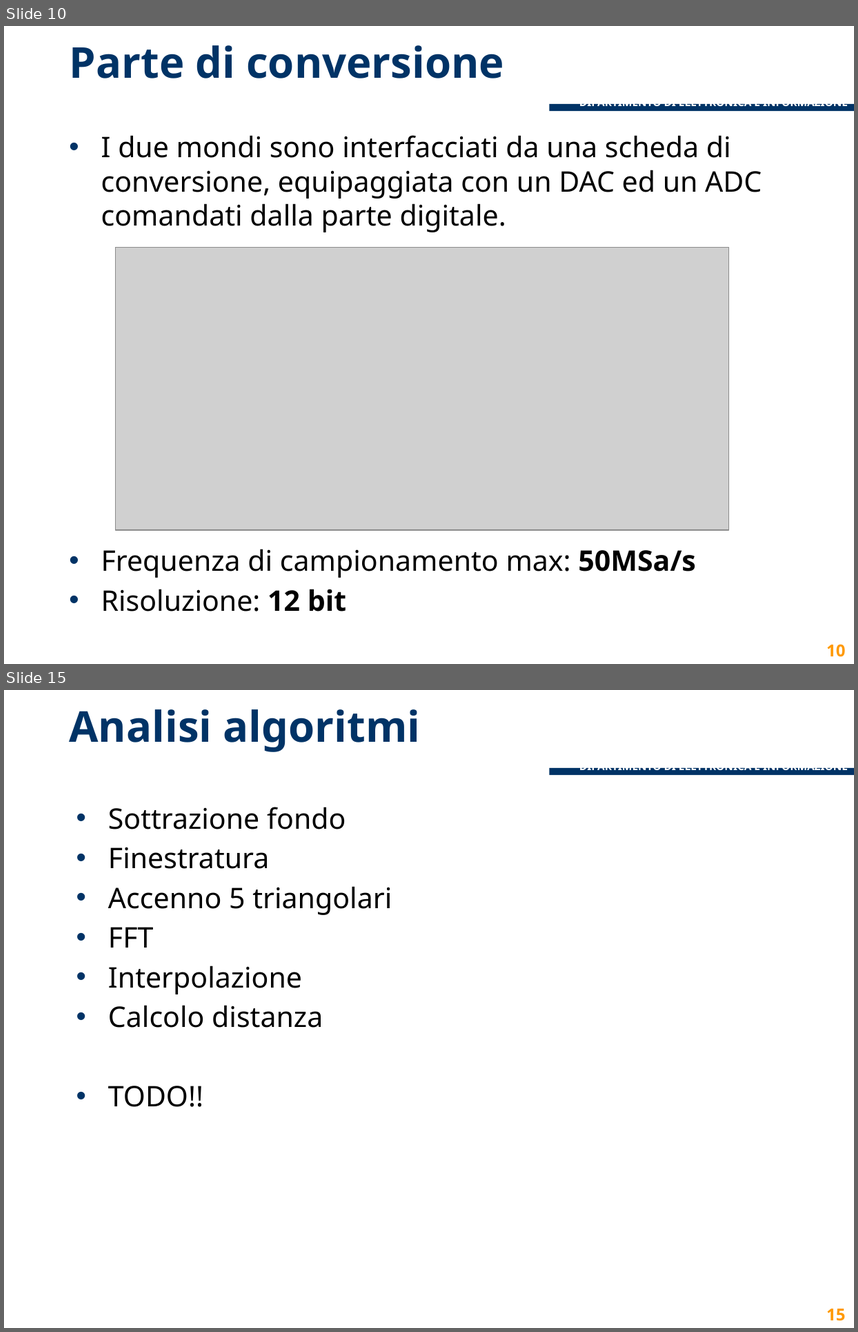
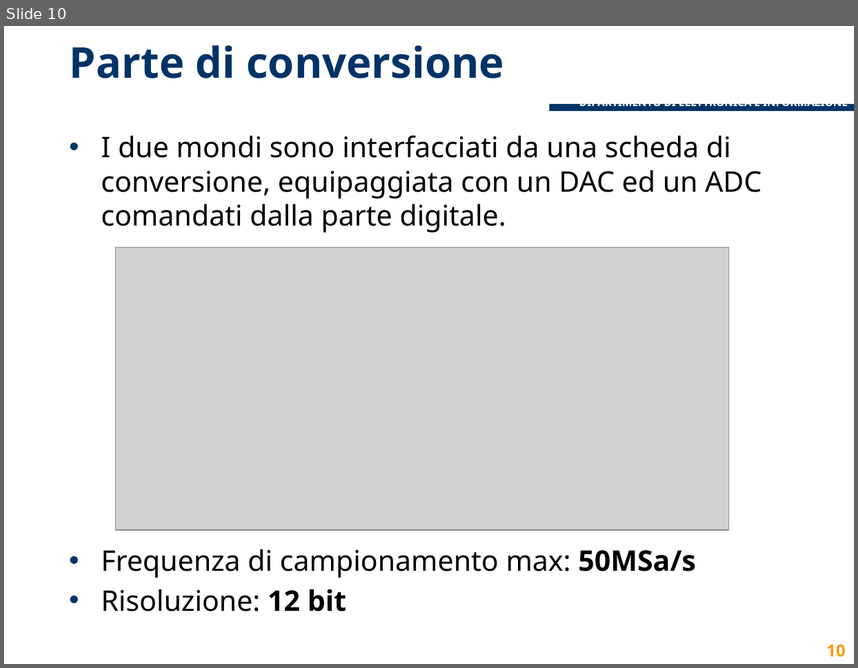
Before and after one commit to lcavagnispolimi/thesis_latex, a slide deck: presentazione_discussione.pptx. Shown one above the other, each under a label of ours: slides 10 and 15 before the commit, slide 10 after it; the slides between them are not shown. The pictures are 858x1332 and 858x668 pixels, drawn with LibreOffice and Linux fonts; fonts in the diff are those of the drawing; grey boxes stand for pictures; background and template pictures are left out. Boxes give left, top, right and bottom in pixels: in the first picture for what was removed or moved away, otherwise in the second. Text is boxed around its words. In the diff, an @@ line names an element or a change of style, - is before the commit and + after.

```diff
--- a/presentazione_discussione.pptx
+++ b/presentazione_discussione.pptx
@@ slide 15 removed at (4,690,854,1328), background #FFFFFF; not listed: 3 template elements that a slide beside it also shows @@
@@ title removed at (69,709,421,752) @@
-Analisi algoritmi
@@ text removed at (108,807,392,1107) @@
-• Sottrazione fondo
-• Finestratura
-• Accenno 5 triangolari
-• FFT
-• Interpolazione
-• Calcolo distanza
-• TODO!!
@@ page number removed at (826,1308,845,1321) @@
-15
```
Also in this commit, not shown: 8 slides changed, 4 slides added, 2 other slides removed.
